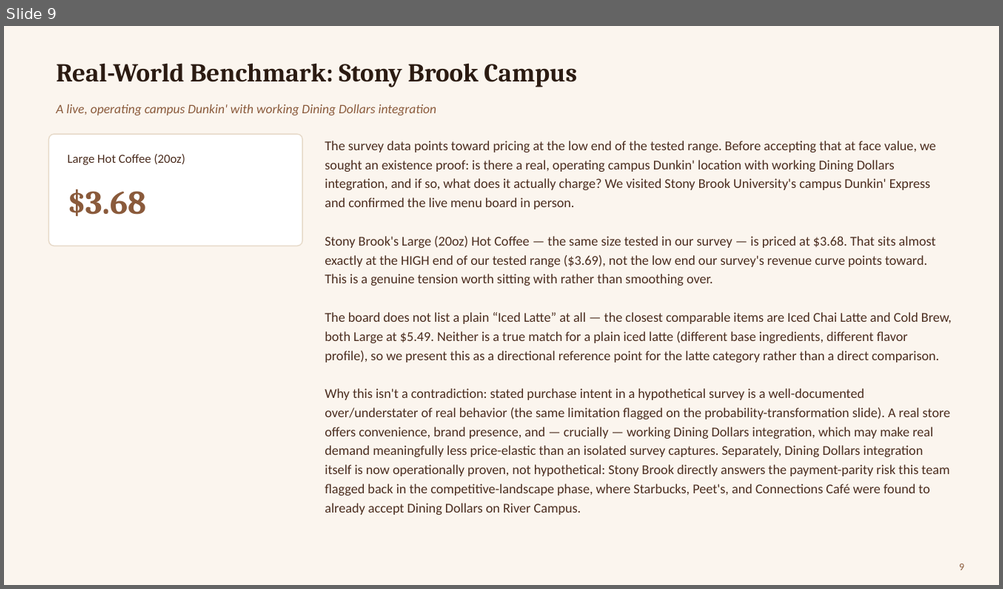
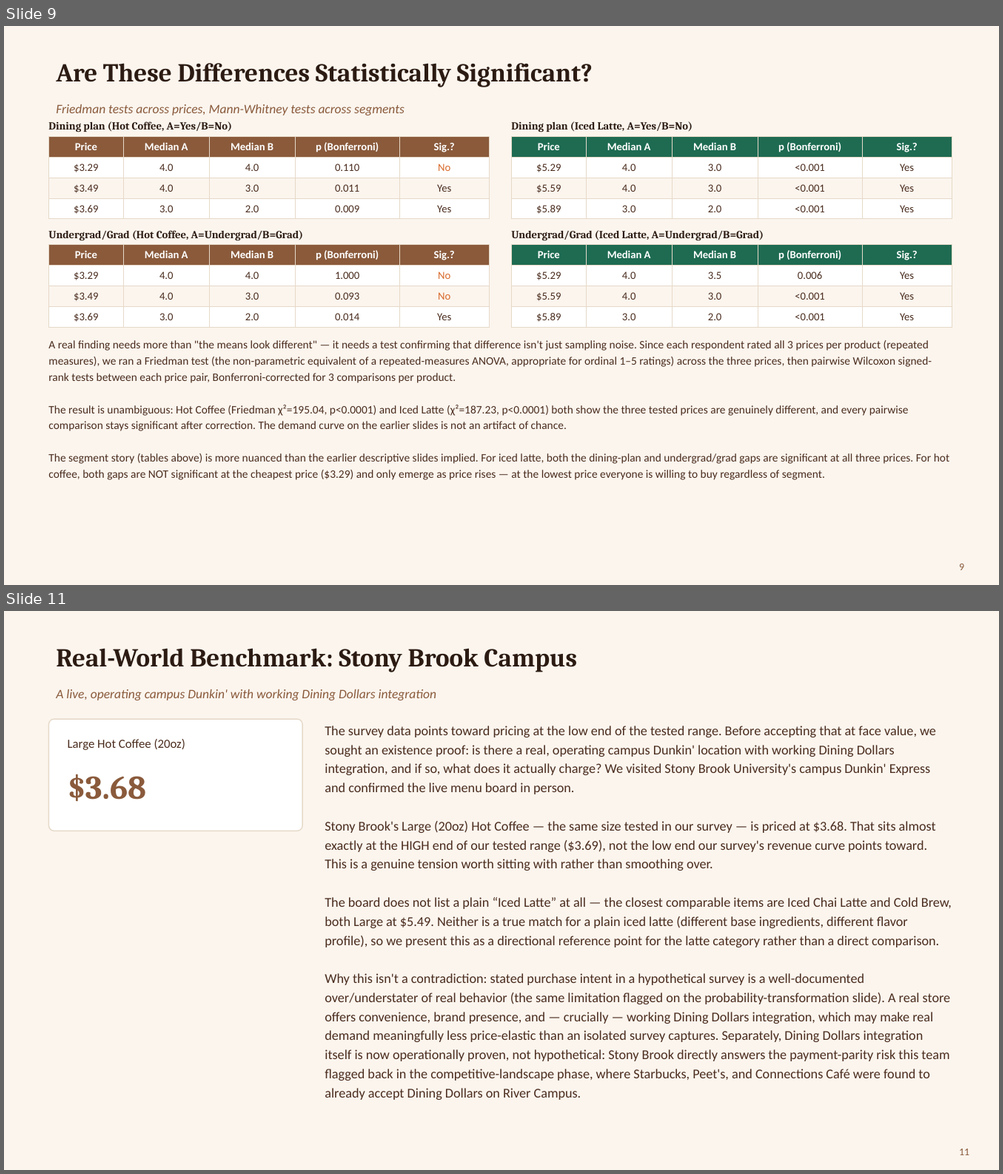
Before and after one commit to divyatejabitra/dunkin-pricing-simulation, a slide deck: presentation/Dunkin_Pricing_Analysis_Detailed.pptx. Shown one above the other, each under a label of ours: slide 9 before the commit, slides 9 and 11 after it; the slides between them are not shown. The pictures are 1003x589 and 1003x1174 pixels, drawn with LibreOffice and Linux fonts; fonts in the diff are those of the drawing. Boxes give left, top, right and bottom in pixels: in the first picture for what was removed or moved away, otherwise in the second. Text is boxed around its words. In the diff, an @@ line names an element or a change of style, - is before the commit and + after.

```diff
--- a/presentation/Dunkin_Pricing_Analysis_Detailed.pptx
+++ b/presentation/Dunkin_Pricing_Analysis_Detailed.pptx
@@ slide 9 added at <box>4,26,999,585</box>, background #FBF5EE @@
@@ title added at <box>56,63,592,87</box>, 25 pt, text #2B1B12, bold @@
+Are These Differences Statistically Significant?
@@ text added at <box>56,104,404,116</box>, 12.5 pt, text #8A5A3B, italic @@
+Friedman tests across prices, Mann-Whitney tests across segments
@@ text added at <box>48,121,232,133</box>, 10.5 pt, text #2B1B12, bold @@
+Dining plan (Hot Coffee, A=Yes/B=No)
@@ table added at <box>48,136,489,217</box>, 4 rows, 5 columns @@
+Price | Median A | Median B | p (Bonferroni) | Sig.?
+$3.29 | 4.0 | 4.0 | 0.110 | No
+$3.49 | 4.0 | 3.0 | 0.011 | Yes
+$3.69 | 3.0 | 2.0 | 0.009 | Yes
@@ text added at <box>511,121,692,133</box>, 10.5 pt, text #2B1B12, bold @@
+Dining plan (Iced Latte, A=Yes/B=No)
@@ table added at <box>512,136,951,217</box>, 4 rows, 5 columns @@
+Price | Median A | Median B | p (Bonferroni) | Sig.?
+$5.29 | 4.0 | 3.0 | <0.001 | Yes
+$5.59 | 4.0 | 3.0 | <0.001 | Yes
+$5.89 | 3.0 | 2.0 | <0.001 | Yes
@@ text added at <box>48,230,303,241</box>, 10.5 pt, text #2B1B12, bold @@
+Undergrad/Grad (Hot Coffee, A=Undergrad/B=Grad)
@@ table added at <box>48,244,489,325</box>, 4 rows, 5 columns @@
+Price | Median A | Median B | p (Bonferroni) | Sig.?
+$3.29 | 4.0 | 4.0 | 1.000 | No
+$3.49 | 4.0 | 3.0 | 0.093 | No
+$3.69 | 3.0 | 2.0 | 0.014 | Yes
@@ text added at <box>511,230,763,241</box>, 10.5 pt, text #2B1B12, bold @@
+Undergrad/Grad (Iced Latte, A=Undergrad/B=Grad)
@@ table added at <box>512,244,951,325</box>, 4 rows, 5 columns @@
+Price | Median A | Median B | p (Bonferroni) | Sig.?
+$5.29 | 4.0 | 3.5 | 0.006 | Yes
+$5.59 | 4.0 | 3.0 | <0.001 | Yes
+$5.89 | 3.0 | 2.0 | <0.001 | Yes
@@ text added at <box>48,340,949,480</box>, 11 pt, text #4A2C1E @@
+A real finding needs more than "the means look different" — it needs a test confirming that difference isn't just sampling noise. Since each respondent rated all 3 prices per product (repeated measures), we ran a Friedman test (the non-parametric equivalent of a repeated-measures ANOVA, appropriate for ordinal 1–5 ratings) across the three prices, then pairwise Wilcoxon signed-rank tests between each price pair, Bonferroni-corrected for 3 comparisons per product.
+The result is unambiguous: Hot Coffee (Friedman χ²=195.04, p<0.0001) and Iced Latte (χ²=187.23, p<0.0001) both show the three tested prices are genuinely different, and every pairwise comparison stays significant after correction. The demand curve on the earlier slides is not an artifact of chance.
+The segment story (tables above) is more nuanced than the earlier descriptive slides implied. For iced latte, both the dining-plan and undergrad/grad gaps are significant at all three prices. For hot coffee, both gaps are NOT significant at the cheapest price ($3.29) and only emerge as price rises — at the lowest price everyone is willing to buy regardless of segment.
@@ page number added at <box>959,564,964,571</box>, 10 pt, text #8A5A3B @@
+9
@@ what was slide 9 is now slide 11 @@
@@ page number at <box>959,1149,969,1156</box>: text changed @@
-9
+11
```
Also in this commit, not shown: 2 slides changed, 1 other slide added, 9 other files.
